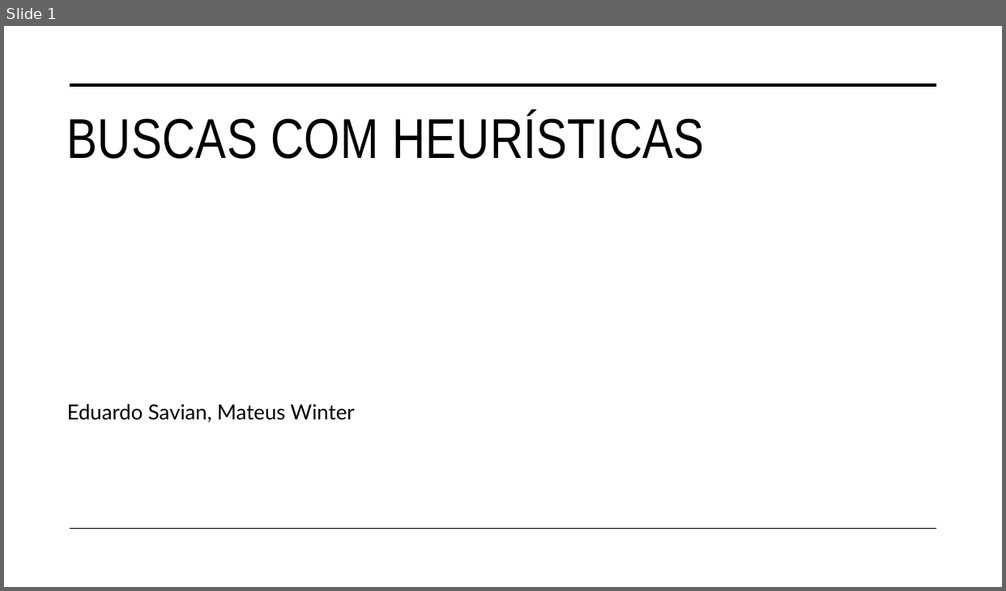
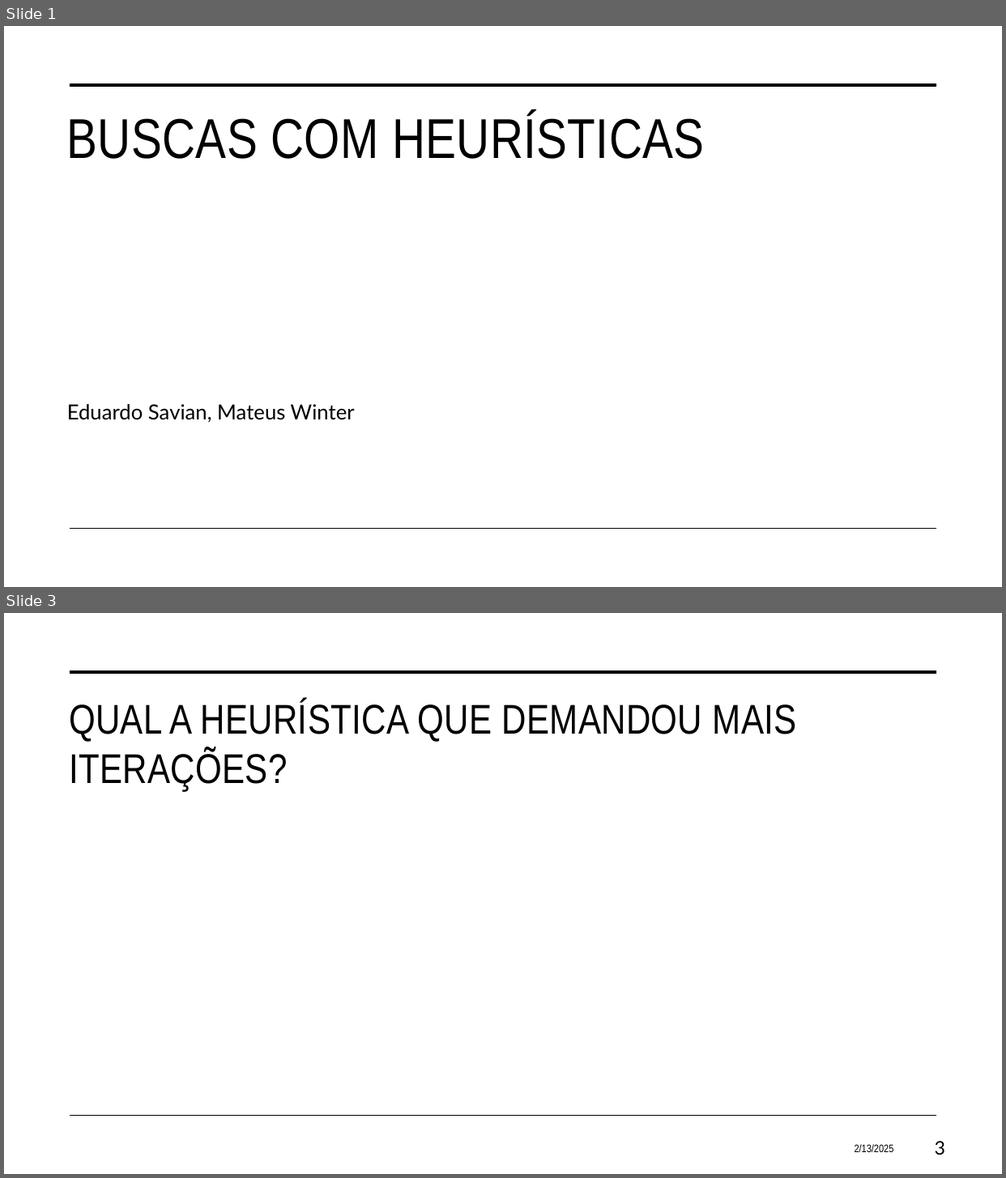
Before and after one commit to eduardosavian/heuristic-searches, a slide deck: documents/Presentation.pptx. Shown one above the other, each under a label of ours: slide 1 before the commit, slides 1 and 3 after it; the slides between them are not shown. The pictures are 1006x591 and 1006x1178 pixels, drawn with LibreOffice and Linux fonts; fonts in the diff are those of the drawing. Boxes give left, top, right and bottom in pixels: in the first picture for what was removed or moved away, otherwise in the second. Text is boxed around its words. In the diff, an @@ line names an element or a change of style, - is before the commit and + after.

```diff
--- a/documents/Presentation.pptx
+++ b/documents/Presentation.pptx
@@ slide 3 added at (4,613,1002,1174), background #FFFFFF; not listed: 2 template elements that a slide beside it also shows @@
@@ title added at (69,700,797,791), 40 pt, text #000000 @@
+QUAL A HEURÍSTICA QUE DEMANDOU MAIS ITERAÇÕES?
@@ text added at (854,1144,894,1152), 10.5 pt, text #000000 @@
+2/13/2025
@@ page number added at (935,1141,945,1155), 18 pt, text #000000 @@
+3
```
Also in this commit, not shown: 3 slides changed, 4 other slides added, 3 slides removed, 2 other files.
